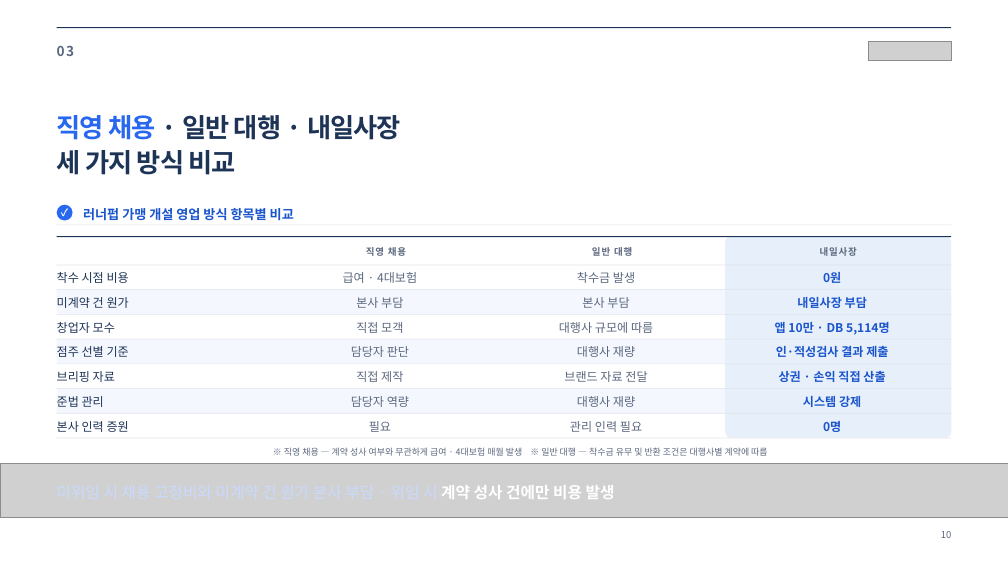
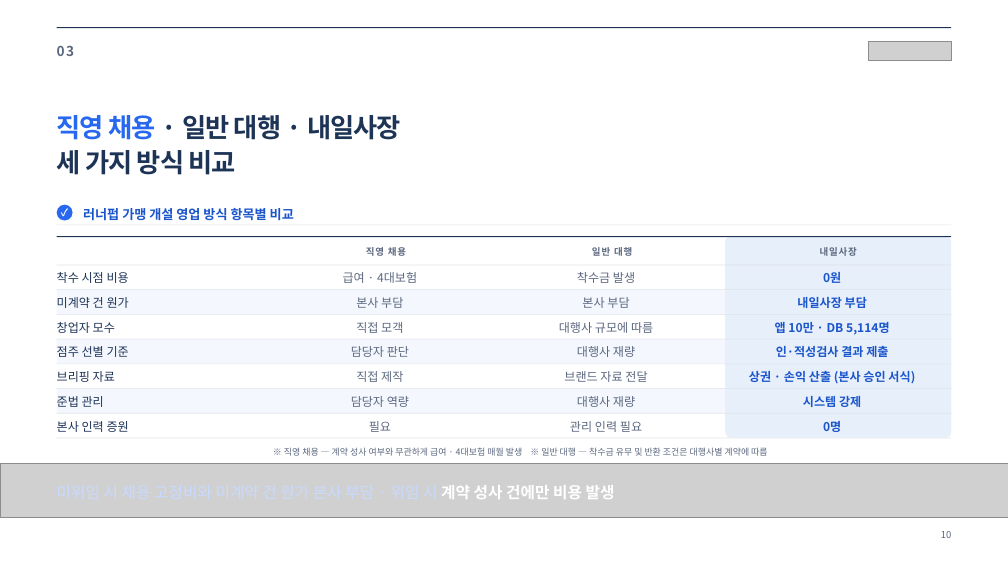
Before and after one commit to jyjzzjtube-pixel/onewillco-meeting-2026, a slide deck: slide 10 of runnerpub-proposal/runnerpub_proposal_naeilsajang.pptx. Drawn at 1008x567 pixels with LibreOffice and Linux fonts; fonts in the diff are those of the drawing; grey boxes stand for pictures; background and template pictures are left out. Boxes give left, top, right and bottom in pixels: in the first picture for what was removed or moved away, otherwise in the second. Text is boxed around its words. In the diff, an @@ line names an element or a change of style, - is before the commit and + after.

```diff
--- a/runnerpub-proposal/runnerpub_proposal_naeilsajang.pptx
+++ b/runnerpub-proposal/runnerpub_proposal_naeilsajang.pptx
@@ text at box(749, 371, 915, 384): text changed @@
-상권 · 손익 직접 산출
+상권 · 손익 산출 (본사 승인 서식)
```
Also in this commit, not shown: 5 other slides changed, 5 other files.
